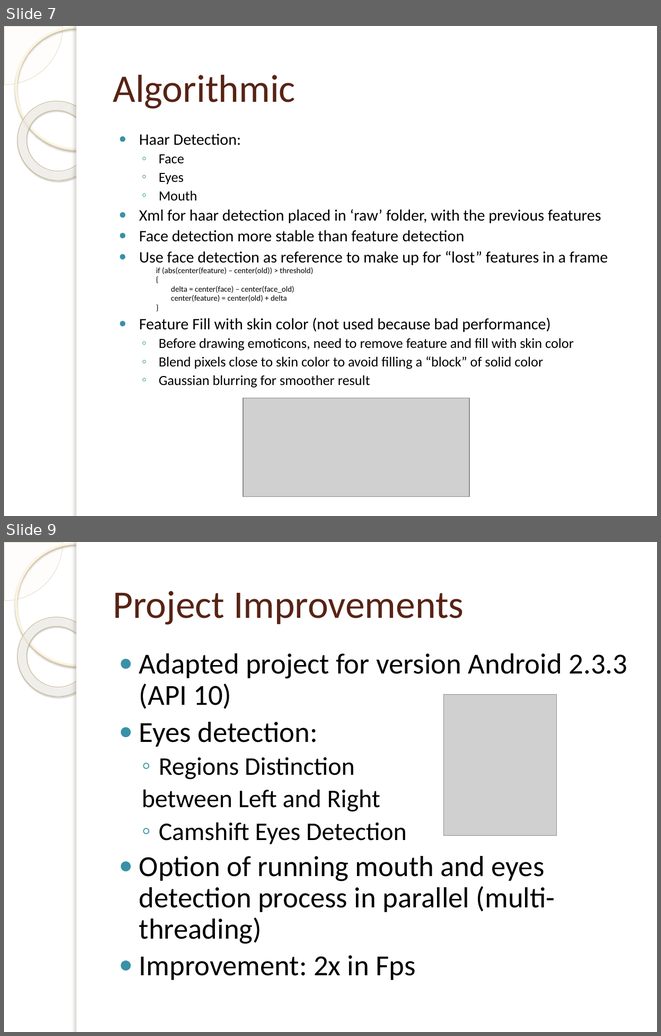
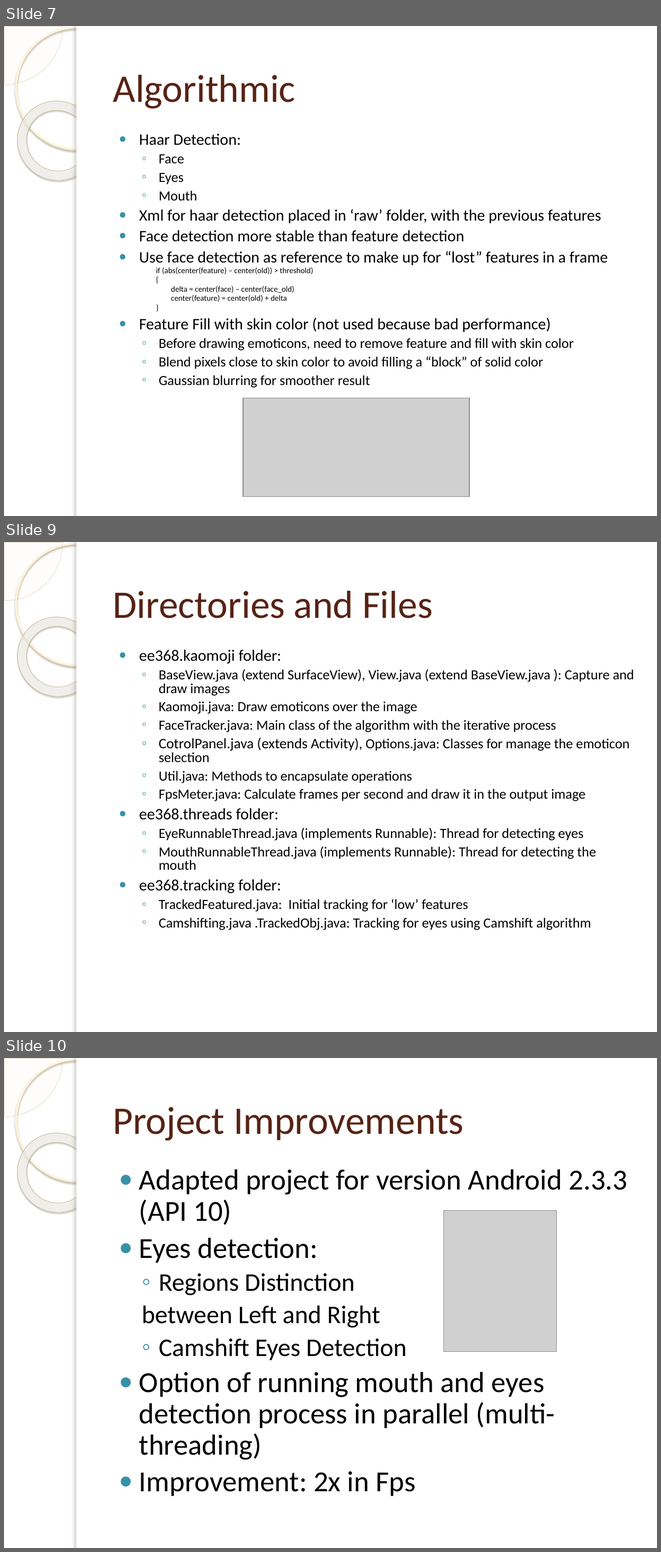
Before and after one commit to OrionGG/ivandroid, a slide deck: Presentacion/doc/AnalisisGarciaGallardoOrion.pptx. Shown one above the other, each under a label of ours: slides 7 and 9 before the commit, slides 7, 9 and 10 after it; the slides between them are not shown. The pictures are 661x1036 and 661x1552 pixels, drawn with LibreOffice and Linux fonts; fonts in the diff are those of the drawing; grey boxes stand for pictures; background and template pictures are left out. Boxes give left, top, right and bottom in pixels: in the first picture for what was removed or moved away, otherwise in the second. Text is boxed around its words. In the diff, an @@ line names an element or a change of style, - is before the commit and + after.

```diff
--- a/Presentacion/doc/AnalisisGarciaGallardoOrion.pptx
+++ b/Presentacion/doc/AnalisisGarciaGallardoOrion.pptx
@@ slide 9 added at (4,542,657,1032), background picture (left out); not listed: 5 template elements that a slide beside it also shows @@
@@ title added at (113,591,433,618), 43 pt, text #572314 @@
+Directories and Files
@@ text added at (139,650,634,930), 15.4 pt, text #000000 @@
+● ee368.kaomoji folder:
+  ◦ BaseView.java (extend SurfaceView), View.java (extend BaseView.java ): Capture and draw images
+  ◦ Kaomoji.java: Draw emoticons over the image
+  ◦ FaceTracker.java: Main class of the algorithm with the iterative process
+  ◦ CotrolPanel.java (extends Activity), Options.java: Classes for manage the emoticon selection
+  ◦ Util.java: Methods to encapsulate operations
+  ◦ FpsMeter.java: Calculate frames per second and draw it in the output image
+● ee368.threads folder:
+  ◦ EyeRunnableThread.java (implements Runnable): Thread for detecting eyes
+  ◦ MouthRunnableThread.java (implements Runnable): Thread for detecting the mouth
+● ee368.tracking folder:
+  ◦ TrackedFeatured.java: Initial tracking for ‘low’ features
+  ◦ Camshifting.java .TrackedObj.java: Tracking for eyes using Camshift algorithm
@@ what was slide 9 is now slide 10 @@
```
Also in this commit, not shown: 2 slides changed.
